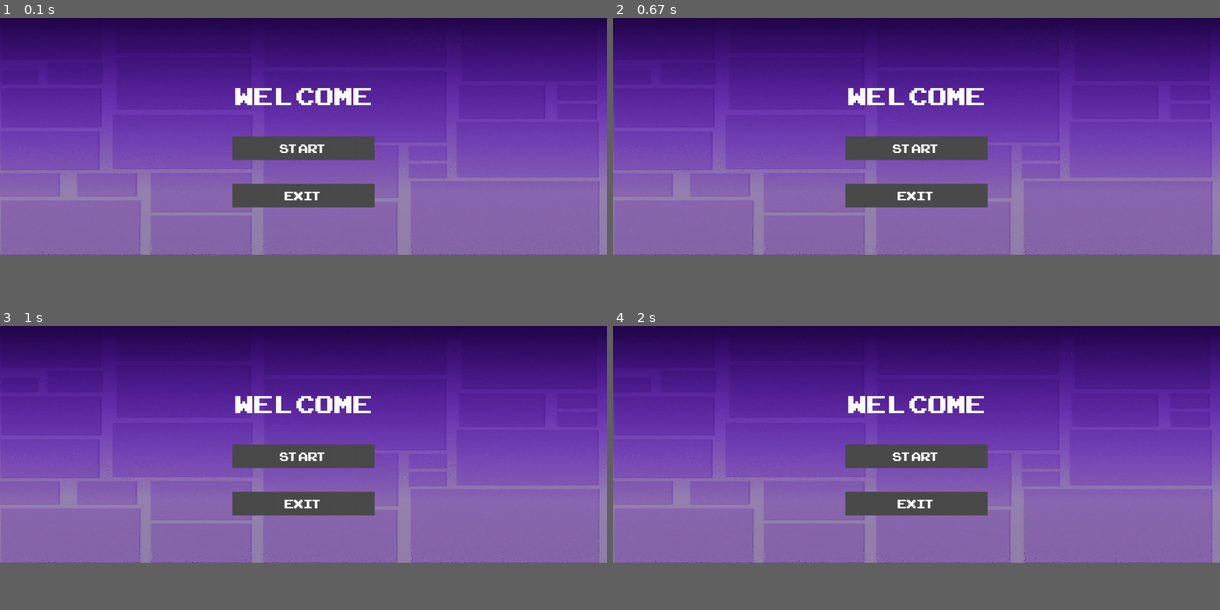
Above: before the commit, frames 1-4 (two rows, left to right).
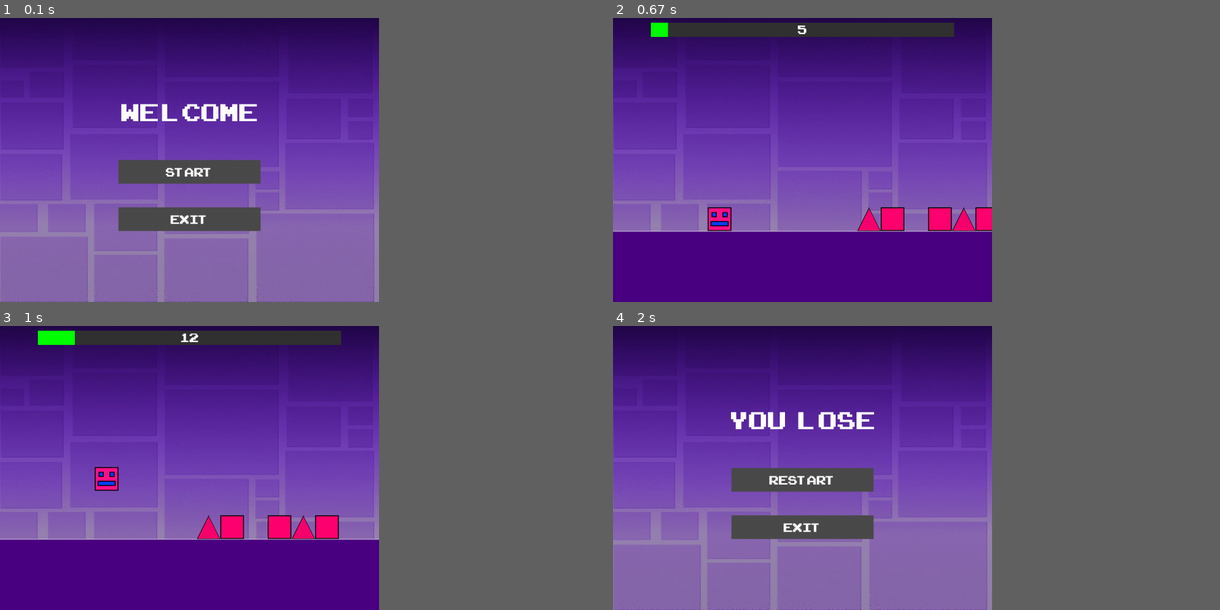
Above: after the commit, the same moments.

Repository: flawlessmevin/Geometry-Dash-Pygame
Game: pygame game, started from main.py
Same seed, same stepped clock (60 frames per second), same inputs: the game is played once before the commit and once after it.
Inputs (mouse positions are in pixels of both pictures, inside the frame that each line leads up to):
- Up to frame 1 (0.1 s): no input
- Up to frame 2 (0.67 s): click (801, 160) at 0.38 s
- Up to frame 3 (1 s): click (97, 470) at 0.72 s
- Up to frame 4 (2 s): no input
In our replay, the window is 900x351 before the commit and 562x421 after it. These sizes can differ from the game's own. Grey fills any space a smaller window leaves; there, only what the larger window draws over its background counts as a difference.

The runs differ from the first frame. In frame 1, 32% of the frame differs, in the area x 0-100%, y 0-100%; in frame 2, 35%; in frame 3, 35%, in the area x 0-100%, y 0-84%; in frame 4, 32%.

Commit message:
portal fix

Diff:
--- a/Game.py
+++ b/Game.py
@@ -86,7 +86,7 @@
                         self.menu()
 
                 elif obj["type"] == "@":
-                    if self.player.get_rect().colliderect(obj["rect"]):
+                    if self.player.get_rect().centerx >= obj["rect"].centerx:
                         self.win_sound.play()
                         self.game_status = 1
                         self.menu()
--- a/Levels.py
+++ b/Levels.py
@@ -51,7 +51,7 @@
                     x = col_idx * TILE_SIZE
                     y = SCREEN_HEIGHT - (SCREEN_HEIGHT/ 4) - TILE_SIZE
                     if symbol == "@":
-                        rect = pygame.Rect(x, y - 150, TILE_SIZE * 2, TILE_SIZE * 2)
+                        rect = pygame.Rect(x, y - 150, TILE_SIZE * 4 , TILE_SIZE * 4)
                     else:
                         rect = pygame.Rect(x, y, TILE_SIZE, TILE_SIZE)
                     self.collided_objects.append({"rect": rect, "type": symbol})
--- a/Settings.py
+++ b/Settings.py
@@ -1,6 +1,11 @@
 
-SCREEN_WIDTH = 1280
-SCREEN_HEIGHT = 500
+
+
+SCREEN_WIDTH = 800
+SCREEN_HEIGHT = 600
 TILE_SIZE = 50
 
-LEVEL_LENGTH = 50
+LEVEL_LENGTH = 30
+
+
+FONT = "assets/fonts/ARCADECLASSIC.TTF"
